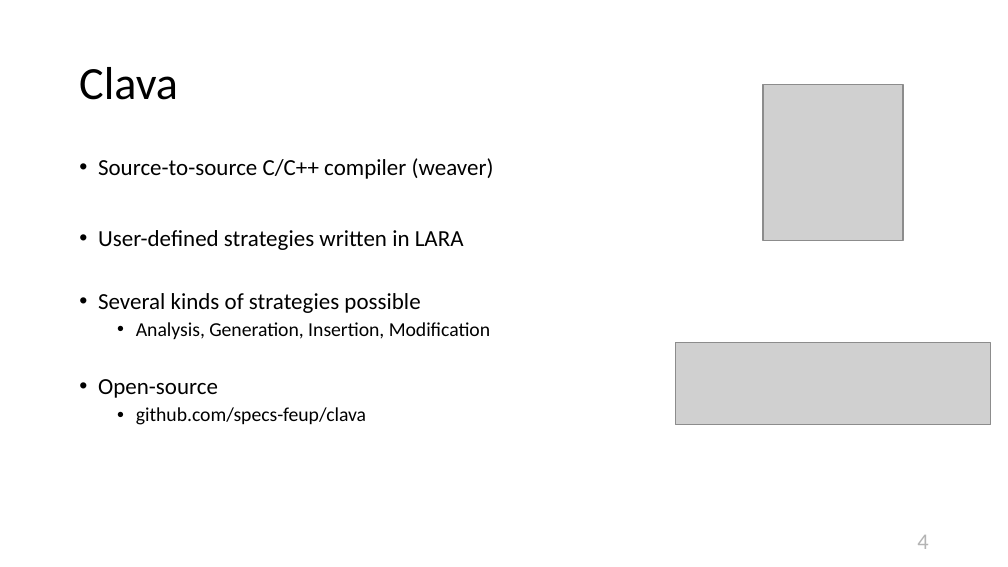
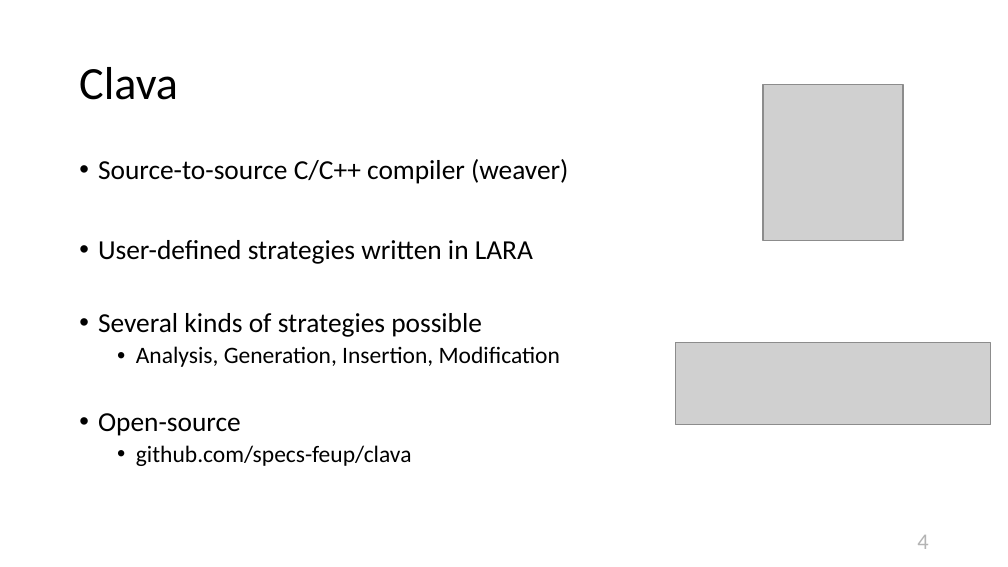
Before and after one commit to specs-feup/specs-lara, a slide deck: slide 4 of 2018-PACT/Clava-Tutorial-Intro.pptx. Drawn at 1008x567 pixels with LibreOffice and Linux fonts; fonts in the diff are those of the drawing; grey boxes stand for pictures. Boxes give left, top, right and bottom in pixels: in the first picture for what was removed or moved away, otherwise in the second. Text is boxed around its words. In the diff, an @@ line names an element or a change of style, - is before the commit and + after.

```diff
--- a/2018-PACT/Clava-Tutorial-Intro.pptx
+++ b/2018-PACT/Clava-Tutorial-Intro.pptx
@@ text "Source-to-source C/C++ compiler (weaver)" at (x1=98, y1=159, x2=568, y2=466): size 16.4 to 19.5 pt in "Source-to-source C/C++ compiler (weaver)", "User-defined strategies written in LARA", "Several kinds of strategies possible", "Open-source"; size 14 to 16.7 pt in "Analysis, Generation, Insertion, Modification", "github.com/specs-feup/clava" @@
```
Also in this commit, not shown: 7 other slides changed, 1 other file.
